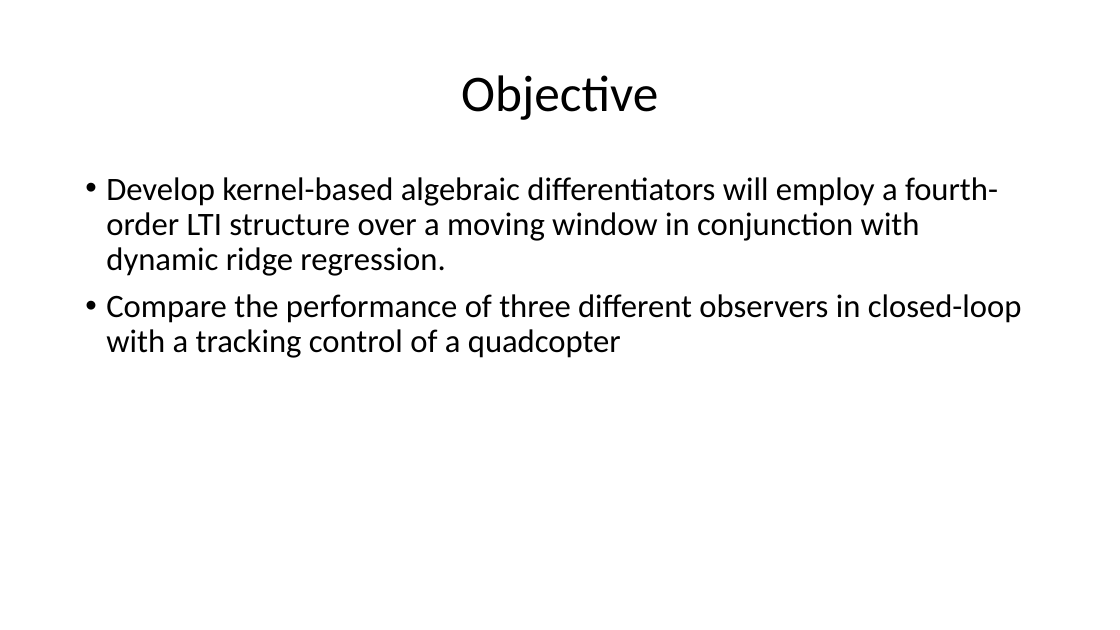
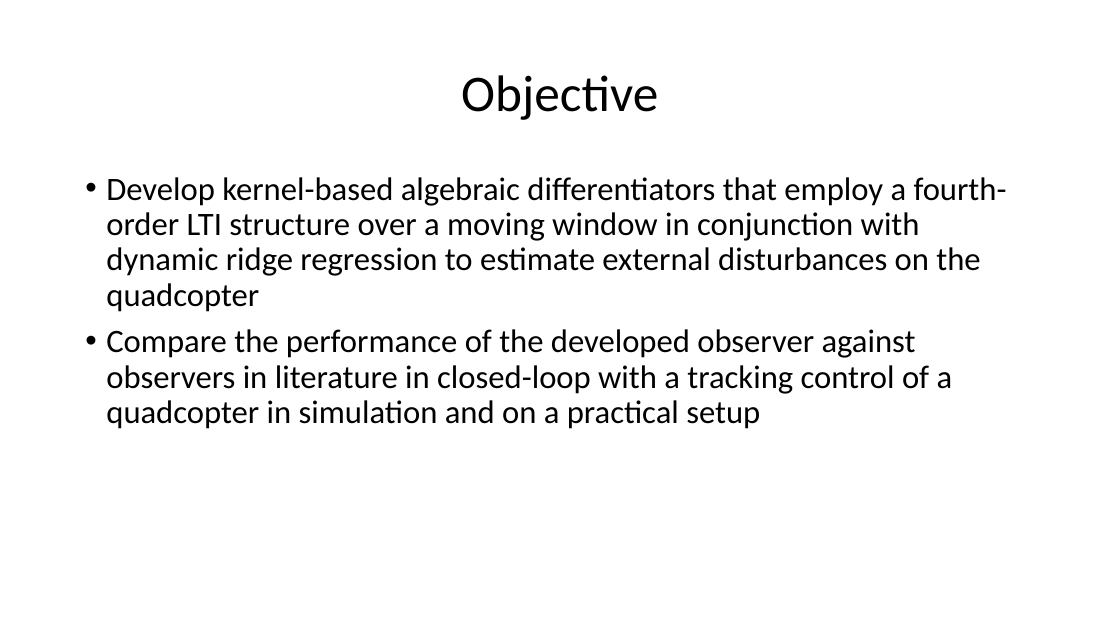
Before and after one commit to basharnavaz/manuscript, a slide deck: slide 8 of defencee.pptx. Drawn at 1120x630 pixels with LibreOffice and Linux fonts; fonts in the diff are those of the drawing. Boxes give left, top, right and bottom in pixels: in the first picture for what was removed or moved away, otherwise in the second. Text is boxed around its words. In the diff, an @@ line names an element or a change of style, - is before the commit and + after.

```diff
--- a/defencee.pptx
+++ b/defencee.pptx
@@ text at box(106, 177, 1007, 429): text changed @@
-• Develop kernel-based algebraic differentiators will employ a fourth-order LTI structure over a moving window in conjunction with dynamic ridge regression.
-• Compare the performance of three different observers in closed-loop with a tracking control of a quadcopter
+• Develop kernel-based algebraic differentiators that employ a fourth-order LTI structure over a moving window in conjunction with dynamic ridge regression to estimate external disturbances on the quadcopter
+• Compare the performance of the developed observer against observers in literature in closed-loop with a tracking control of a quadcopter in simulation and on a practical setup
```
Also in this commit, not shown: 2 other slides changed, 15 other files.
